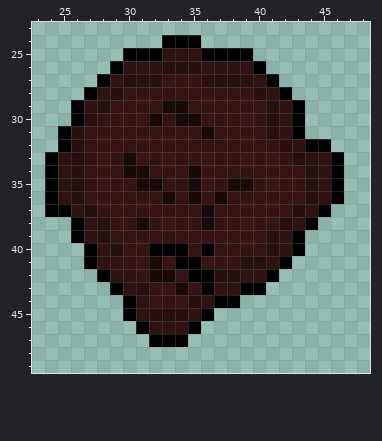
Pixel-art sprite: LibGDX/core/assets/smallAsteroid.png. This is how it looked before the edit.
The file is 64x62 pixels. Shown: x 23..48, y 23..49.
After:
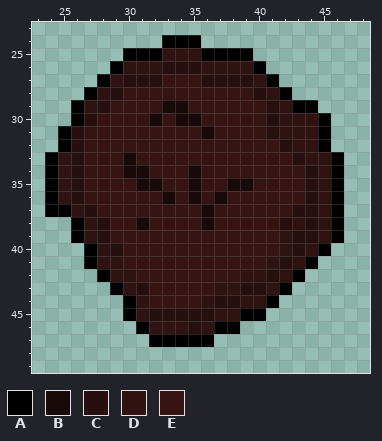
Palette (. is transparent): A #000000  B #190a0a  C #270f0f  D #2f1212  E #361414
Edits made:
y 29: x 44 . -> A
y 30..31: x 43..45 A.. -> DDA
y 32: x 44 A -> D
y 37: x 44..46 DA. -> CDA
y 38: x 44..46 A.. -> CDA
y 39: x 41 C -> E; x 43..46 A... -> CCDA
y 40: x 32..34 AAA -> EEE; x 36 A -> E; x 41 C -> E; x 43..45 A.. -> CDA
y 41: x 32 B -> E; x 34..35 AA -> EE; x 39..40 CC -> EE; x 42..44 A.. -> CDA
y 42: x 32..33 BB -> EE; x 35..38 AACC -> EEEE; x 41..43 A.. -> CDA
y 43: x 34 B -> E; x 36 A -> E; x 39..42 AA.. -> CCDA
y 44: x 35 C -> E; x 37..41 AA... -> CCDDA
y 45: x 35..40 DA.... -> CCDDAA
y 46: x 35..38 A... -> CDAA
y 47: x 35..36 .. -> AA
Where, in picture pixels (left, top, right, bottom), the same in both pictures:
changed: (149, 100, 344, 347)
